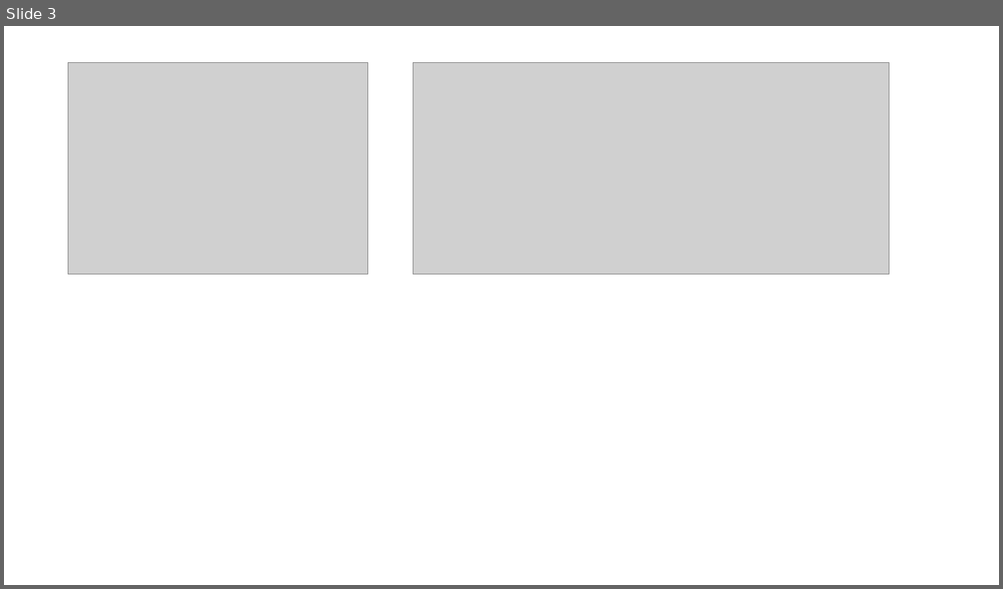
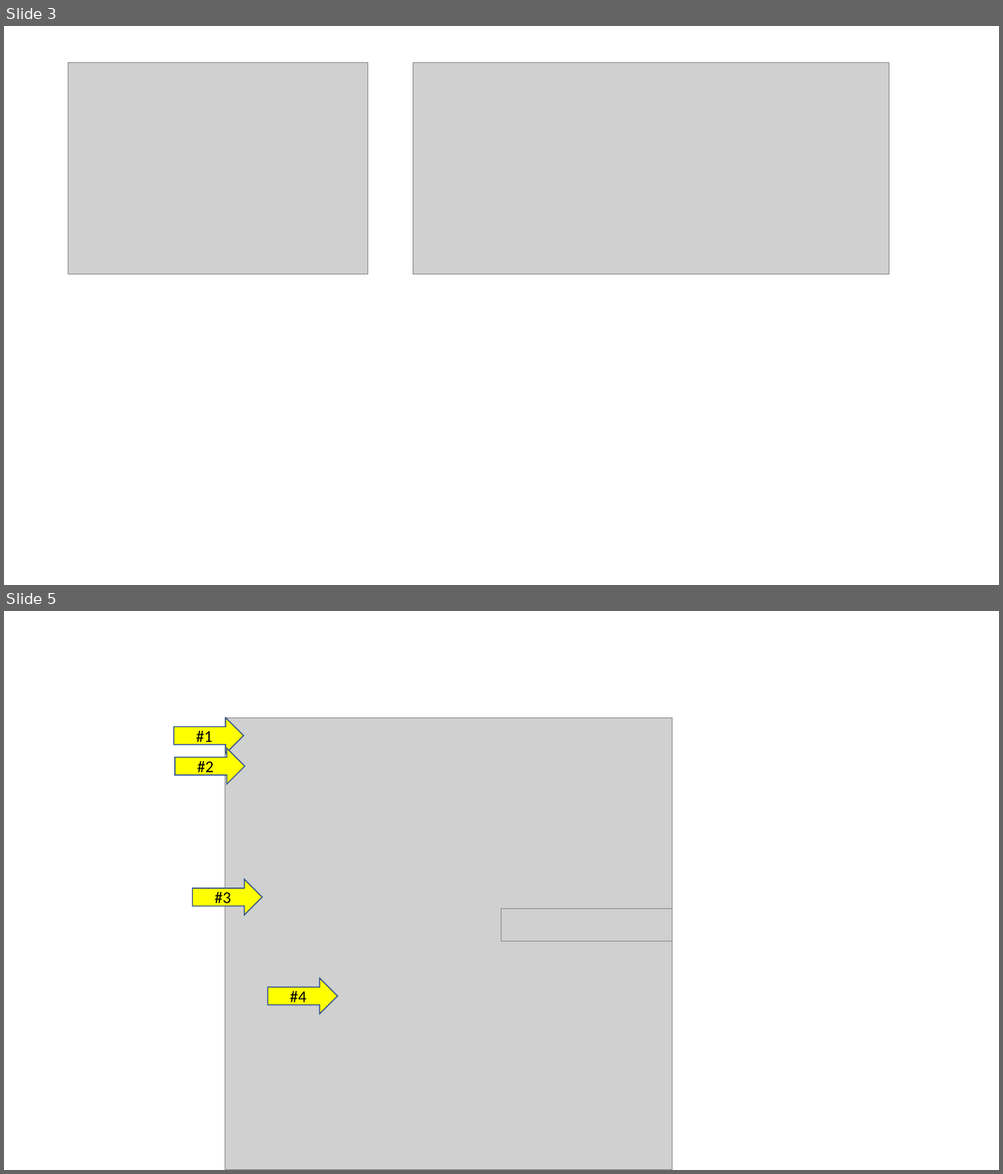
Before and after one commit to dynatrace-ace/dynatrace-jenkins-library, a slide deck: images/jenkins library readme images.pptx. Shown one above the other, each under a label of ours: slide 3 before the commit, slides 3 and 5 after it; the slides between them are not shown. The pictures are 1003x589 and 1003x1174 pixels, drawn with LibreOffice and Linux fonts; fonts in the diff are those of the drawing; grey boxes stand for pictures. Boxes give left, top, right and bottom in pixels: in the first picture for what was removed or moved away, otherwise in the second. Text is boxed around its words. In the diff, an @@ line names an element or a change of style, - is before the commit and + after.

```diff
--- a/images/jenkins library readme images.pptx
+++ b/images/jenkins library readme images.pptx
@@ slide 5 added at <box>4,611,999,1170</box>, background #FFFFFF @@
@@ right arrow added at <box>174,718,244,754</box>, fill #FFFF00, outline #325491 1 pt, 16 pt, text #000000 @@
+#1
@@ picture added at <box>225,718,671,1170</box> @@
@@ right arrow added at <box>175,749,244,784</box>, fill #FFFF00, outline #325491 1 pt, 16 pt, text #000000 @@
+#2
@@ right arrow added at <box>192,880,262,915</box>, fill #FFFF00, outline #325491 1 pt, 16 pt, text #000000 @@
+#3
@@ picture added at <box>502,909,672,942</box> @@
@@ right arrow added at <box>267,979,337,1014</box>, fill #FFFF00, outline #325491 1 pt, 16 pt, text #000000 @@
+#4
```
Also in this commit, not shown: 1 other slide added, 1 slide removed, 6 other files.
